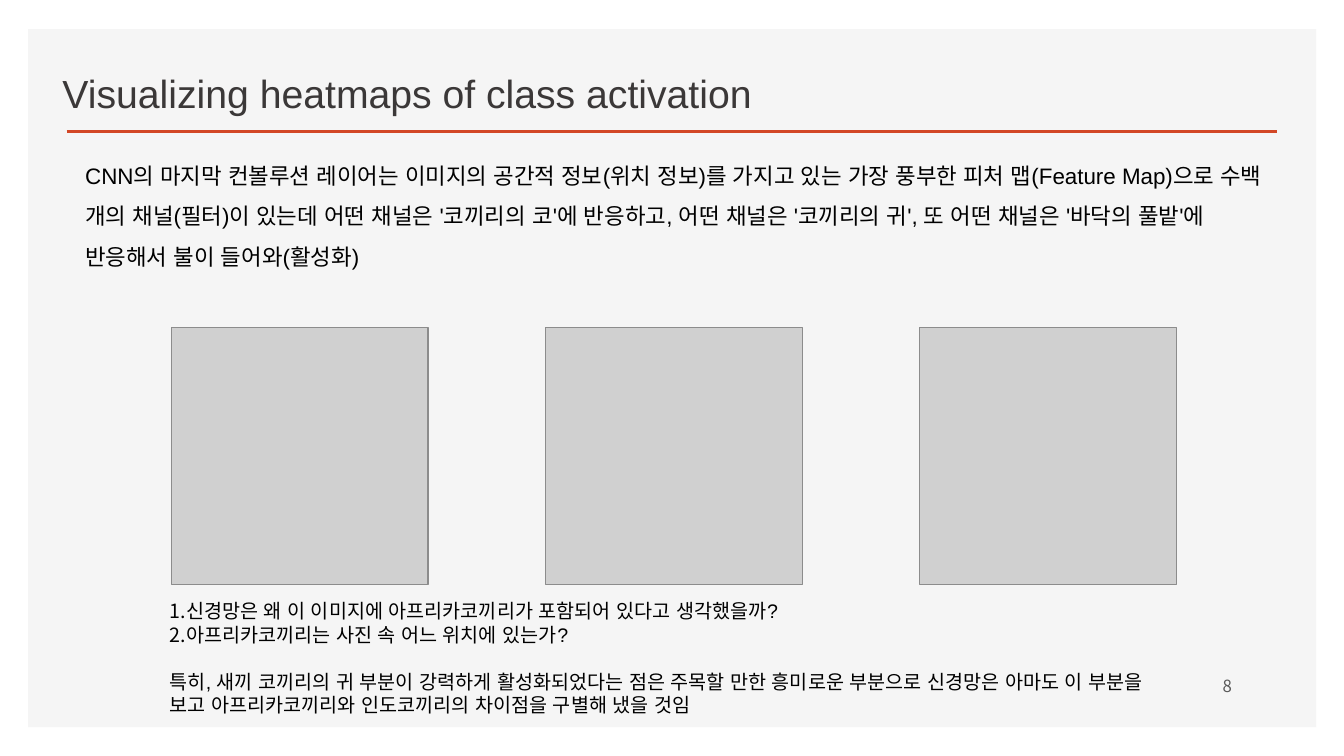
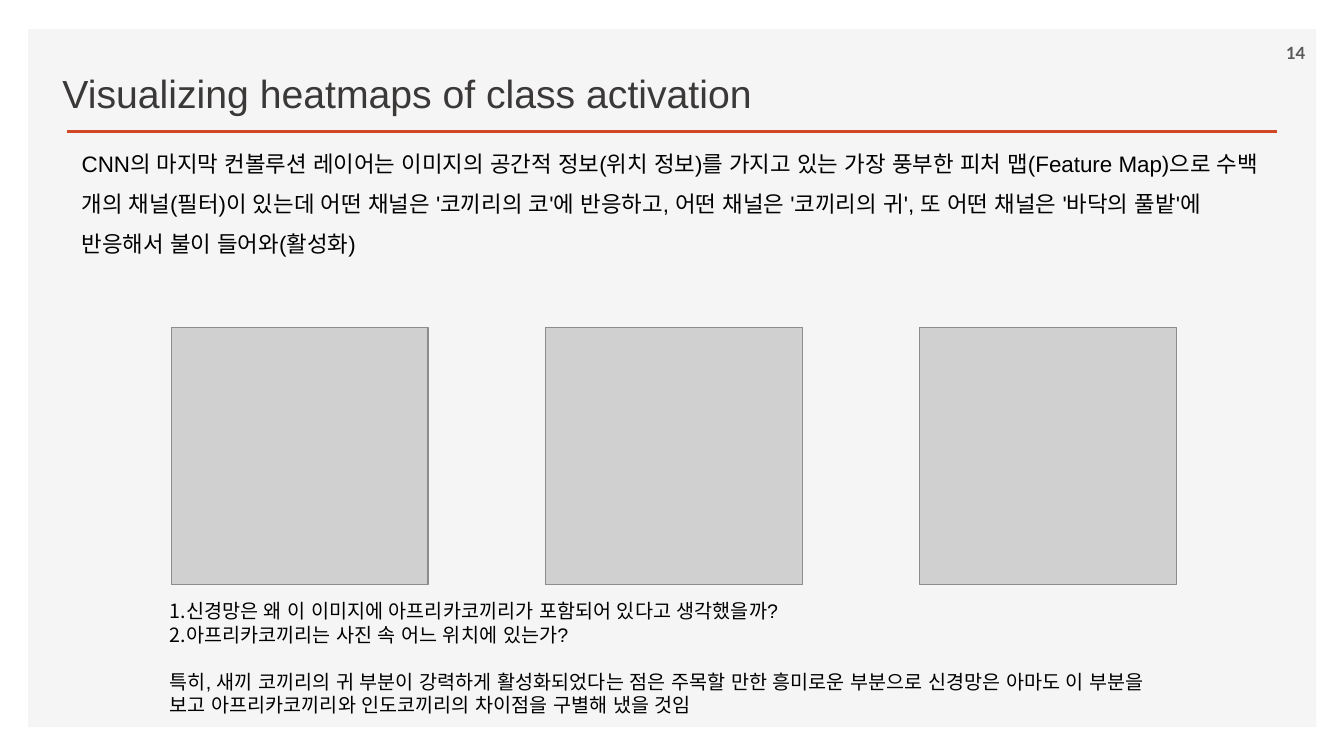
Before and after one commit to ancestor9/2026_Fall_Deep-Learning-with-Python, a slide deck: slide 14 of Chapter 10 Interpreting what ConvNets learn.pptx (slide 8 before the commit). Drawn at 1344x756 pixels with LibreOffice and Linux fonts; fonts in the diff are those of the drawing; grey boxes stand for pictures; background and template pictures are left out. Boxes give left, top, right and bottom in pixels: in the first picture for what was removed or moved away, otherwise in the second. Text is boxed around its words. In the diff, an @@ line names an element or a change of style, - is before the commit and + after.

```diff
--- a/Chapter 10 Interpreting what ConvNets learn.pptx
+++ b/Chapter 10 Interpreting what ConvNets learn.pptx
@@ page number added at (1286, 47, 1305, 59), 12 pt, text #595959, bold @@
+14
@@ text "CNN의 마지막 컨볼루션 레이어는 이미지의 ...": place and size @@
-text "CNN의 마지막 컨볼루션 레이어는 이미지의 ..." at (85, 165, 1261, 270)
+text "CNN의 마지막 컨볼루션 레이어는 이미지의 ..." at (82, 153, 1258, 257)
@@ page number removed at (1223, 679, 1232, 692) @@
-8
```
Also in this commit, not shown: 6 other slides changed, 6 slides added.
